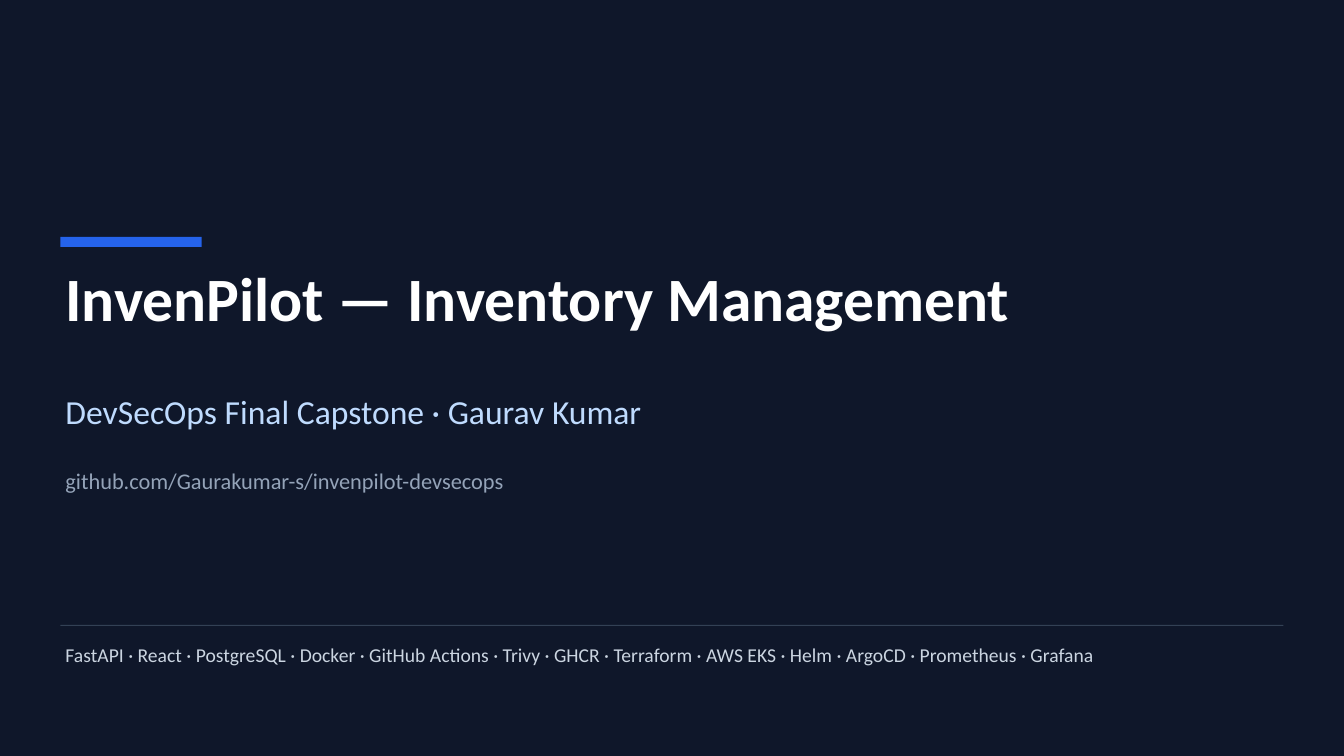
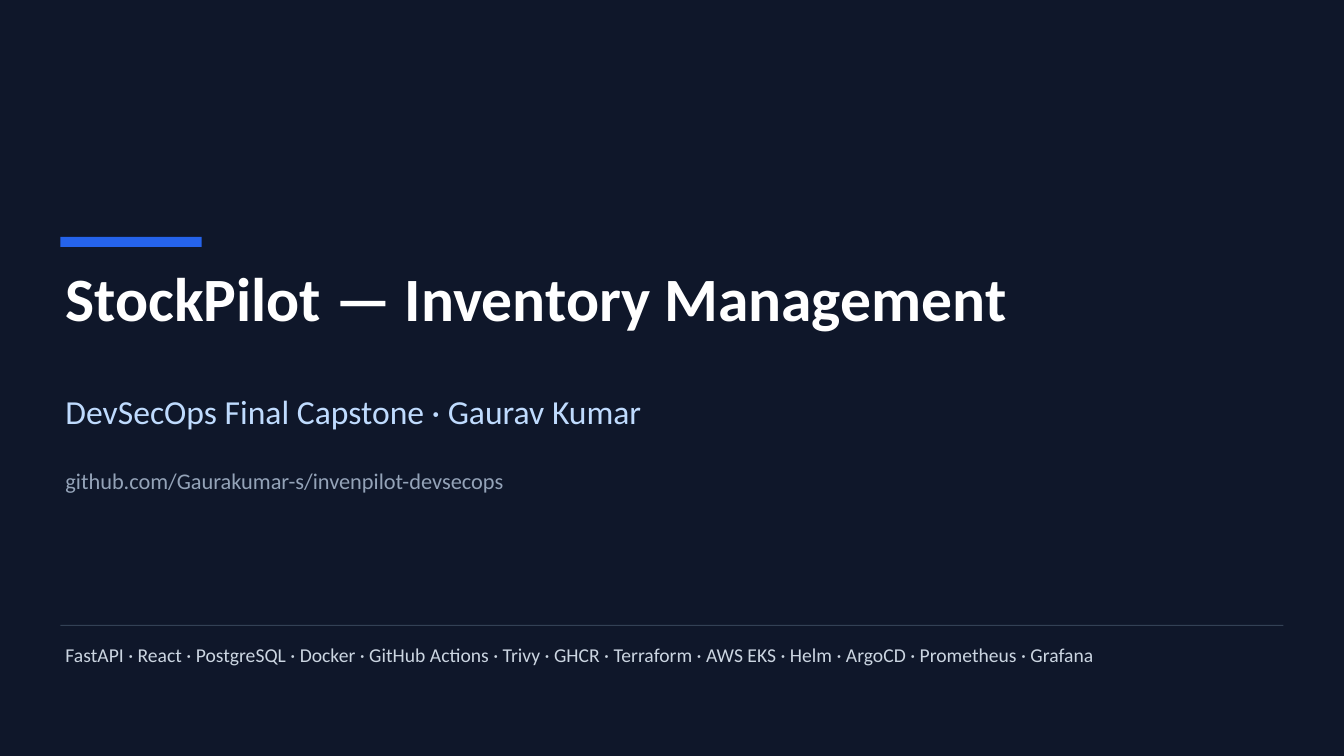
Before and after one commit to Gaurakumar-s/invenpilot-devsecops, a slide deck: slide 1 of demo/slides.pptx. Drawn at 1344x756 pixels with LibreOffice and Linux fonts; fonts in the diff are those of the drawing. Boxes give left, top, right and bottom in pixels: in the first picture for what was removed or moved away, otherwise in the second. Text is boxed around its words. In the diff, an @@ line names an element or a change of style, - is before the commit and + after.

Commit message:
revert: restore the StockPilot project name everywhere; repository stays invenpilot-devsecops

```diff
--- a/demo/slides.pptx
+++ b/demo/slides.pptx
@@ text at bbox=[65, 277, 1006, 332]: text changed @@
-InvenPilot — Inventory Management
+StockPilot — Inventory Management
```
Also in this commit, not shown: 13 other slides changed, 55 other files.
